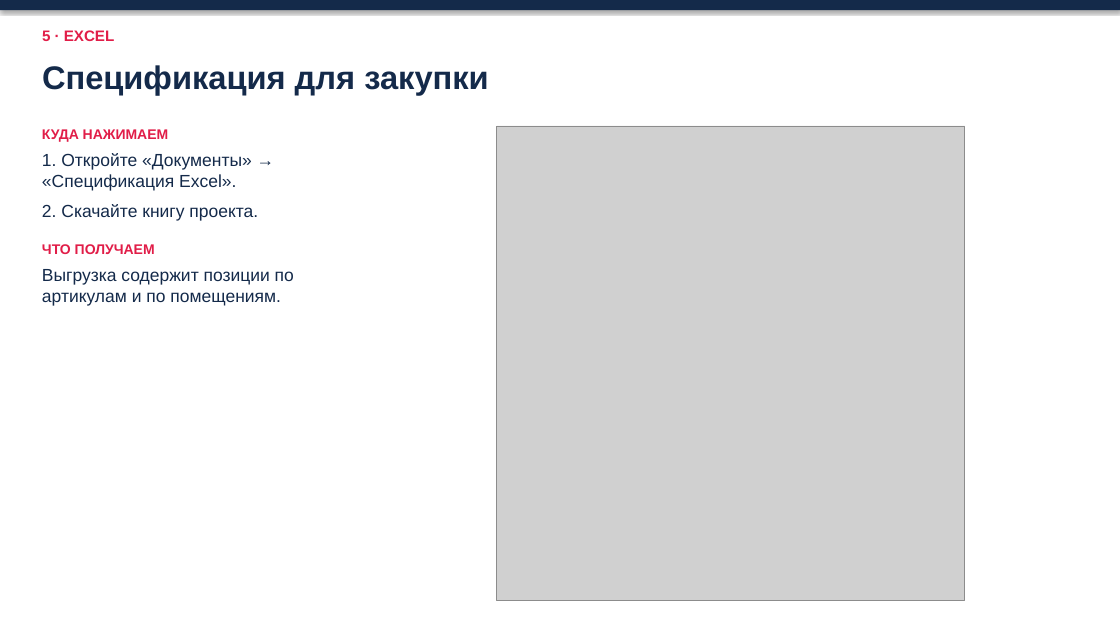
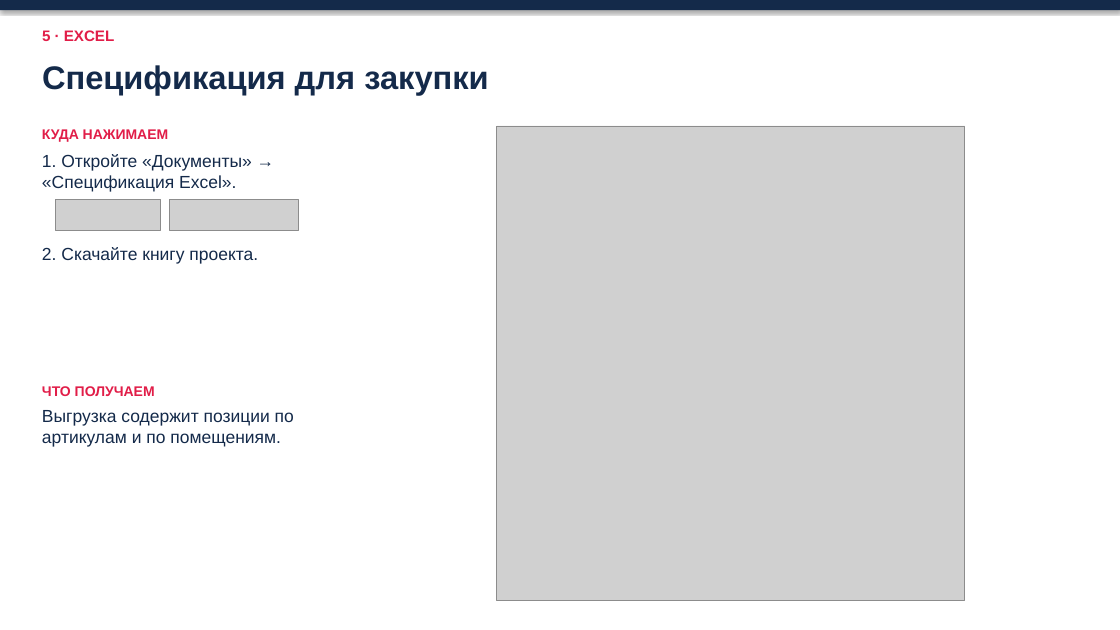
Before and after one commit to ZAVALEX174/electroPlan, a slide deck: slide 17 of docs/как-работать-в-новом-проекте-2026-11-14.pptx. Drawn at 1120x630 pixels with LibreOffice and Linux fonts; fonts in the diff are those of the drawing; grey boxes stand for pictures. Boxes give left, top, right and bottom in pixels: in the first picture for what was removed or moved away, otherwise in the second. Text is boxed around its words. In the diff, an @@ line names an element or a change of style, - is before the commit and + after.

```diff
--- a/docs/как-работать-в-новом-проекте-2026-11-14.pptx
+++ b/docs/как-работать-в-новом-проекте-2026-11-14.pptx
@@ text at <box>42,129,258,254</box>: paragraphs removed @@
-КУДА НАЖИМАЕМ
-1. Откройте «Документы» → «Спецификация Excel».
-2. Скачайте книгу проекта.
-ЧТО ПОЛУЧАЕМ
@@ picture added at <box>55,199,160,230</box> @@
@@ picture added at <box>169,199,298,230</box> @@
@@ text added at <box>42,247,258,264</box>, 15 pt, text #142A4A @@
+2. Скачайте книгу проекта.
@@ text added at <box>42,386,155,396</box>, 12 pt, text #E11D48, bold @@
+ЧТО ПОЛУЧАЕМ
@@ text "Выгрузка содержит позиции по артикулам ...": place and size @@
-text "Выгрузка содержит позиции по артикулам ..." at <box>42,129,294,306</box>
+text "Выгрузка содержит позиции по артикулам ..." at <box>42,410,294,447</box>
```
Also in this commit, not shown: 16 other slides changed.
